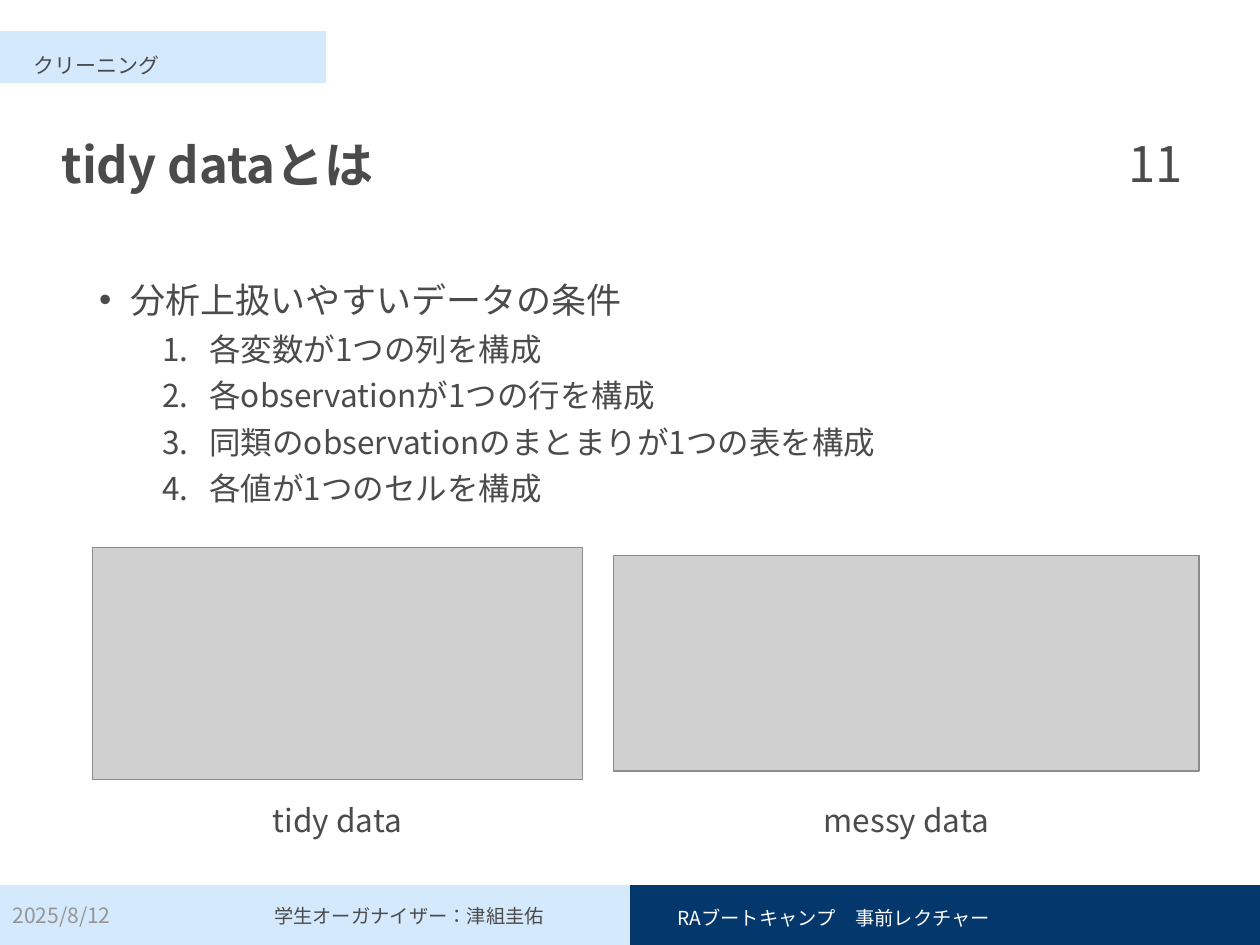
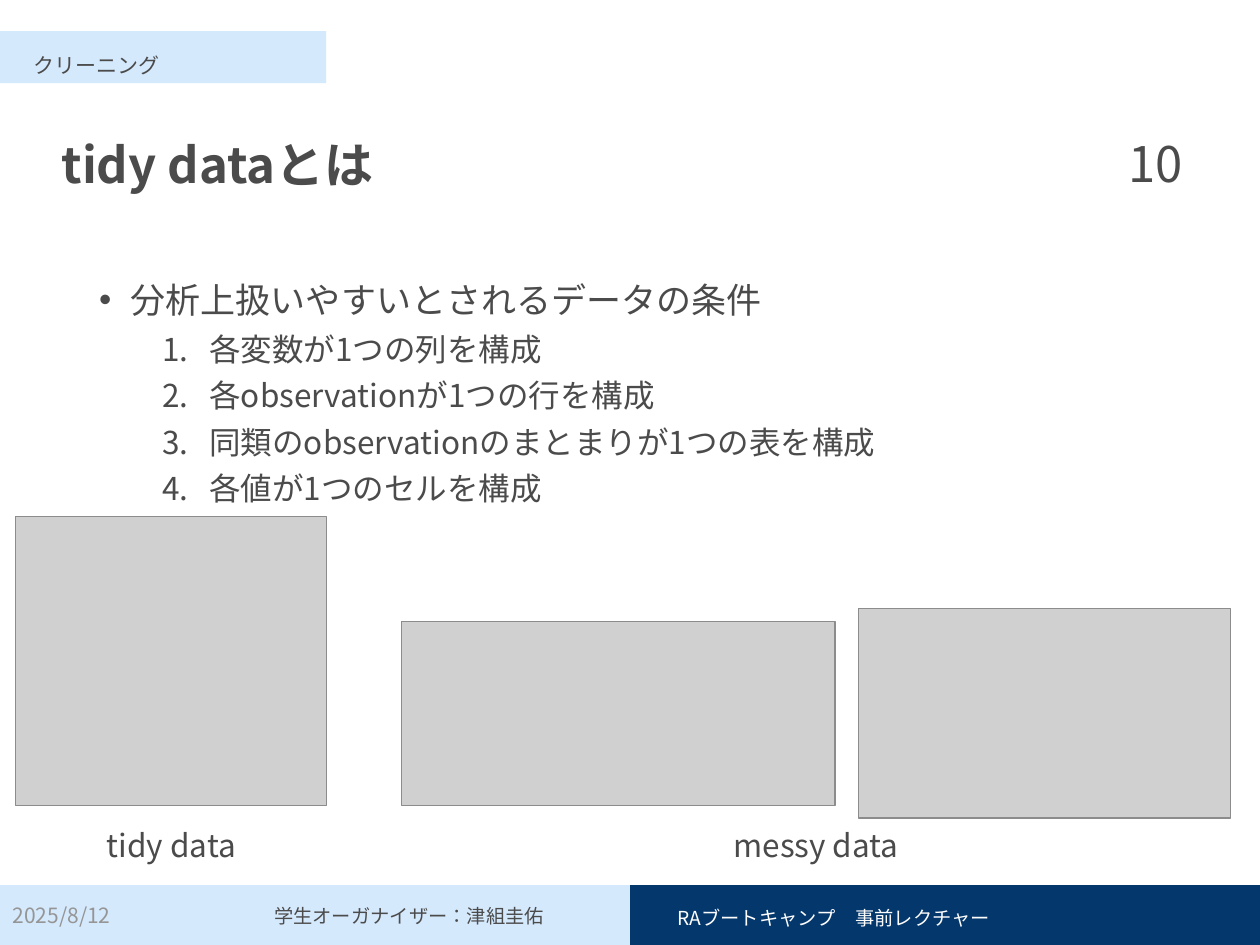
Before and after one commit to Keisuke-Tsugumi/pre-lecture, a slide deck: slide 10 of 事前レクチャー_スライド.pptx (slide 11 before the commit). Drawn at 1260x945 pixels with LibreOffice and Linux fonts; fonts in the diff are those of the drawing; grey boxes stand for pictures. Boxes give left, top, right and bottom in pixels: in the first picture for what was removed or moved away, otherwise in the second. Text is boxed around its words. In the diff, an @@ line names an element or a change of style, - is before the commit and + after.

```diff
--- a/事前レクチャー_スライド.pptx
+++ b/事前レクチャー_スライド.pptx
@@ page number at bbox=[1129, 145, 1183, 183]: text changed @@
-11
+10
@@ text at bbox=[131, 283, 762, 316]: text changed @@
-• 分析上扱いやすいデータの条件
+• 分析上扱いやすいとされるデータの条件
@@ picture added at bbox=[15, 517, 326, 805] @@
@@ picture: place and size @@
-picture at bbox=[614, 556, 1198, 771]
+picture at bbox=[402, 621, 835, 805]
@@ picture: place and size @@
-picture at bbox=[93, 547, 583, 779]
+picture at bbox=[858, 609, 1230, 818]
@@ text "tidy data": place and size @@
-text "tidy data" at bbox=[273, 807, 402, 840]
+text "tidy data" at bbox=[107, 832, 236, 865]
@@ text "messy data": place and size @@
-text "messy data" at bbox=[824, 807, 989, 840]
+text "messy data" at bbox=[733, 832, 899, 865]
```
Also in this commit, not shown: 14 other slides changed, 1 slide removed, 3 other files.
